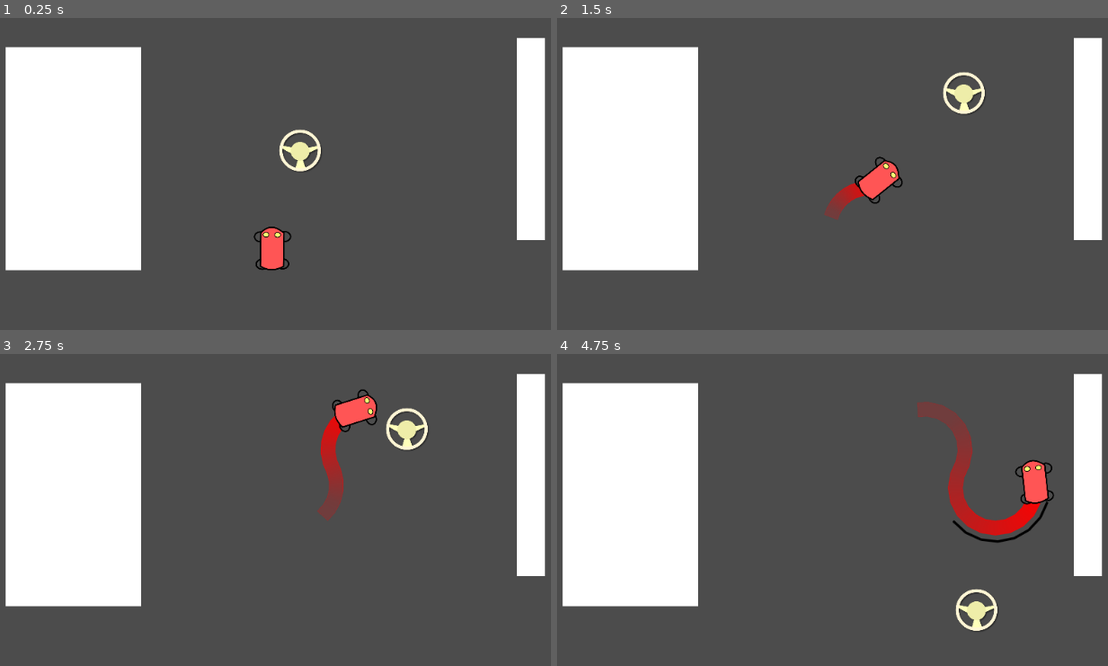
Above: before the commit, frames 1-4 (two rows, left to right).
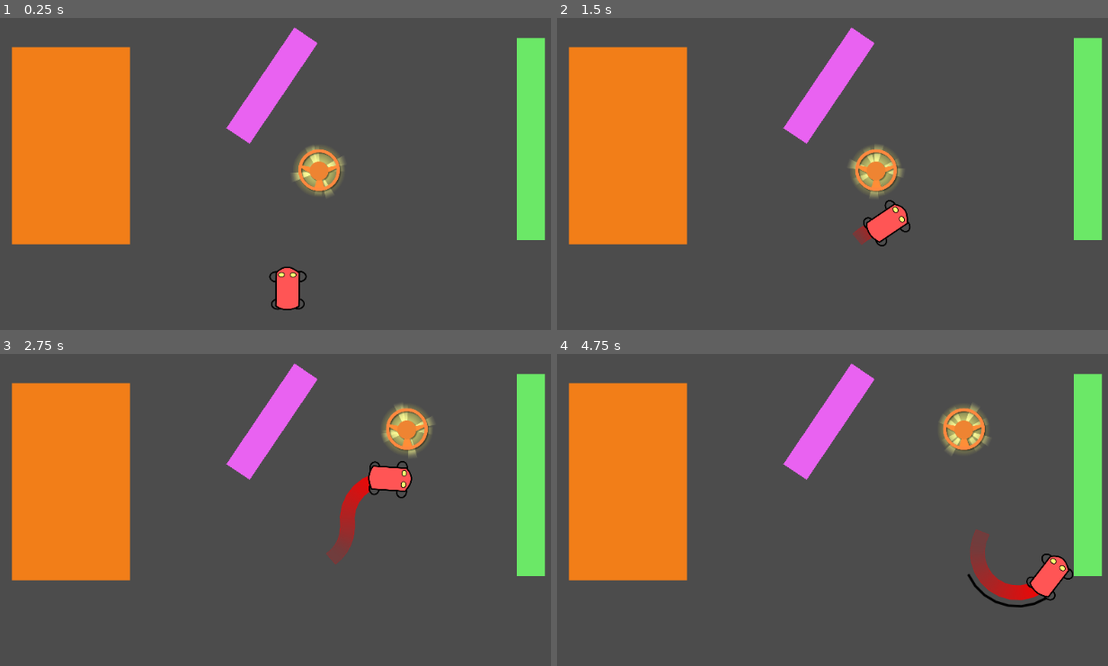
Above: after the commit, the same moments.

Repository: PhilipMR/CarSnake
Game: Godot game, scene res://Scenes/Main.tscn
Same seed, same stepped clock (60 frames per second), same inputs: the game is played once before the commit and once after it.
Inputs:
- Up to frame 1 (0.25 s): no input
- Up to frame 2 (1.5 s): hold D (CarTurnRight) 0.53-1.28 s; hold Left (CarTurnLeft) from 1.28 s (still down)
- Up to frame 3 (2.75 s): release Left (CarTurnLeft) at 2.03 s; hold D (CarTurnRight) from 2.03 s (still down)
- Up to frame 4 (4.75 s): release D (CarTurnRight) at 3.53 s; hold Left (CarTurnLeft) from 3.53 s (still down)

The runs differ from the first frame. In frame 1, 26% of the frame differs, in the area x 0-100%, y 2-94%; in frame 2, 26%; in frame 3, 27%; in frame 4, 29%, in the area x 0-100%, y 2-90%.
Error in both runs: Attempt to call function 'add_child' in base 'null instance' on a null instance. (res://Scripts/CarExhaust.gd:28)

Commit message:
Add and modify some visual elements

Diff:
--- a/CarSnake/Objects/SolidBlock.tscn
+++ b/CarSnake/Objects/SolidBlock.tscn
@@ -7,10 +7,9 @@
 extents = Vector2( 20, 20 )
 
 [node name="SolidBlock" type="ColorRect"]
-margin_left = -20.0
-margin_top = -20.0
-margin_right = 20.0
-margin_bottom = 20.0
+margin_right = 40.0
+margin_bottom = 40.0
+rect_pivot_offset = Vector2( 20, 20 )
 script = ExtResource( 1 )
 
 [node name="SolidBlock" type="Node2D" parent="."]
--- a/CarSnake/Objects/Wheel.tscn
+++ b/CarSnake/Objects/Wheel.tscn
@@ -1,7 +1,10 @@
-[gd_scene load_steps=4 format=2]
+[gd_scene load_steps=7 format=2]
 
 [ext_resource path="res://Sprites/wheel.png" type="Texture" id=1]
 [ext_resource path="res://Scripts/Wheel.gd" type="Script" id=2]
+[ext_resource path="res://Sprites/shine_layer2.png" type="Texture" id=3]
+[ext_resource path="res://Sprites/shine_bg.png" type="Texture" id=4]
+[ext_resource path="res://Sprites/shine_layer1.png" type="Texture" id=5]
 
 [sub_resource type="CircleShape2D" id=1]
 radius = 30.0167
@@ -9,11 +12,26 @@
 [node name="Wheel" type="Node2D"]
 script = ExtResource( 2 )
 
+[node name="ShineBg" type="Sprite" parent="."]
+scale = Vector2( 0.3, 0.3 )
+texture = ExtResource( 4 )
+
+[node name="ShineLayer1" type="Sprite" parent="."]
+scale = Vector2( 0.3, 0.3 )
+texture = ExtResource( 5 )
+offset = Vector2( 3.33333, 3.33333 )
+
+[node name="ShineLayer2" type="Sprite" parent="."]
+scale = Vector2( 0.3, 0.3 )
+texture = ExtResource( 3 )
+
 [node name="WheelSprite" type="Sprite" parent="."]
+modulate = Color( 1, 0.556863, 0.294118, 1 )
 scale = Vector2( 0.25, 0.25 )
 texture = ExtResource( 1 )
 
 [node name="Area2D" type="Area2D" parent="."]
 
 [node name="CollisionShape2D" type="CollisionShape2D" parent="Area2D"]
+visible = false
 shape = SubResource( 1 )
--- a/CarSnake/Scenes/Level_1.tscn
+++ b/CarSnake/Scenes/Level_1.tscn
@@ -39,23 +39,26 @@
 [node name="Wheel4" parent="." index="14" instance=ExtResource( 3 )]
 position = Vector2( 898, 476 )
 
-[node name="Car" parent="." index="15"]
-INITIAL_SPEED_MULTIPLIER = 2.0
-
-[node name="SolidBlock" parent="." index="16" instance=ExtResource( 2 )]
+[node name="SolidBlock" parent="." index="15" instance=ExtResource( 2 )]
 margin_left = 691.0
 margin_top = 421.0
 margin_right = 767.0
 margin_bottom = 560.0
+color = Color( 0.423, 0.9, 0.9, 1 )
 
-[node name="SolidBlock2" parent="." index="17" instance=ExtResource( 2 )]
+[node name="SolidBlock2" parent="." index="16" instance=ExtResource( 2 )]
 margin_left = 185.0
 margin_top = 150.0
 margin_right = 379.0
 margin_bottom = 516.0
+color = Color( 0.870588, 0.34902, 0.34902, 1 )
 
-[node name="SolidBlock3" parent="." index="18" instance=ExtResource( 2 )]
+[node name="SolidBlock3" parent="." index="17" instance=ExtResource( 2 )]
 margin_left = 612.0
 margin_top = 194.0
 margin_right = 787.0
 margin_bottom = 319.0
+color = Color( 0.933333, 0.752941, 0.364706, 1 )
+
+[node name="Car" parent="." index="18"]
+INITIAL_SPEED_MULTIPLIER = 2.0
--- a/CarSnake/Scenes/Level_2.tscn
+++ b/CarSnake/Scenes/Level_2.tscn
@@ -200,6 +200,7 @@
 
 [node name="Car" parent="." instance=ExtResource( 2 )]
 position = Vector2( 525, 526 )
+INCREMENTAL_SPEED_MULTIPLIER = 0.9
 INCREMENTAL_TAIL_CAPACITY = 5.0
 
 [node name="Wheel" parent="." instance=ExtResource( 3 )]
@@ -245,28 +246,4 @@
 position = Vector2( 591, 203 )
 
 [node name="Wheel15" parent="." instance=ExtResource( 3 )]
-position = Vector2( 610, 311 )
-
-[node name="Wheel16" parent="." instance=ExtResource( 3 )]
-position = Vector2( 309, 414 )
-
-[node name="Wheel17" parent="." instance=ExtResource( 3 )]
-position = Vector2( 257, 248 )
-
-[node name="Wheel18" parent="." instance=ExtResource( 3 )]
-position = Vector2( 285, 151 )
-
-[node name="Wheel19" parent="." instance=ExtResource( 3 )]
-position = Vector2( 448, 73 )
-
-[node name="Wheel20" parent="." instance=ExtResource( 3 )]
-position = Vector2( 734, 161 )
-
-[node name="Wheel21" parent="." instance=ExtResource( 3 )]
-position = Vector2( 741, 426 )
-
-[node name="Wheel22" parent="." instance=ExtResource( 3 )]
-position = Vector2( 422, 490 )
-
-[node name="Wheel23" parent="." instance=ExtResource( 3 )]
-position = Vector2( 629, 491 )
+position = Vector2( 640, 299 )
--- a/CarSnake/Scenes/Level_Prototype.tscn
+++ b/CarSnake/Scenes/Level_Prototype.tscn
@@ -25,7 +25,7 @@
 position = Vector2( 785, 430 )
 
 [node name="Wheel" parent="." index="10" instance=ExtResource( 3 )]
-position = Vector2( 542, 314 )
+position = Vector2( 569, 342 )
 
 [node name="Wheel2" parent="." index="11" instance=ExtResource( 3 )]
 position = Vector2( 694, 232 )
@@ -36,20 +36,31 @@
 [node name="Wheel4" parent="." index="13" instance=ExtResource( 3 )]
 position = Vector2( 250, 528 )
 
-[node name="Car" parent="." index="14"]
-position = Vector2( 502, 478 )
-INITIAL_SPEED_MULTIPLIER = 2.0
-INCREMENTAL_SPEED_MULTIPLIER = 2.0
-INITIAL_TAIL_CAPACITY = 5.0
-
-[node name="SolidBlock" parent="." index="15" instance=ExtResource( 2 )]
+[node name="SolidBlock" parent="." index="14" instance=ExtResource( 2 )]
 margin_left = 850.0
 margin_top = 153.0
 margin_right = 890.0
 margin_bottom = 441.0
+color = Color( 0.419608, 0.909804, 0.403922, 1 )
+
+[node name="SolidBlock3" parent="." index="15" instance=ExtResource( 2 )]
+margin_left = 523.0
+margin_top = 139.0
+margin_right = 563.0
+margin_bottom = 427.0
+rect_rotation = 34.0266
+rect_scale = Vector2( 1, 0.60134 )
+color = Color( 0.913725, 0.384314, 0.945098, 1 )
 
 [node name="SolidBlock2" parent="." index="16" instance=ExtResource( 2 )]
-margin_left = 122.0
+margin_left = 131.0
 margin_top = 166.0
-margin_right = 315.0
-margin_bottom = 484.0
+margin_right = 299.0
+margin_bottom = 447.0
+color = Color( 0.94902, 0.494118, 0.0941176, 1 )
+
+[node name="Car" parent="." index="17"]
+position = Vector2( 524, 535 )
+INITIAL_SPEED_MULTIPLIER = 2.0
+INCREMENTAL_SPEED_MULTIPLIER = 2.0
+INITIAL_TAIL_CAPACITY = 5.0
--- a/CarSnake/Scripts/Car.gd
+++ b/CarSnake/Scripts/Car.gd
@@ -16,8 +16,7 @@
 const TURN_SPEED_INC_PER_WHEEL = 20.0  # The turning speed increase per picked-up wheel.
 const CAR_HWIDTH               = 20.0  # The car's half-width (used in tail-collision checking)
 const CAR_HHEIGHT              = 20.0  # The car's half-height (used in tail-collision checking)
-const DRIFT_TURN_THRESHOLD     = 115.0 # The minimal average turning speed required to drift.
-
+const DRIFT_TURN_THRESHOLD     = 130.0 # The minimal average turning speed required to drift.
 
 
 var forward_dir          : Vector2
--- a/CarSnake/Scripts/Wheel.gd
+++ b/CarSnake/Scripts/Wheel.gd
@@ -1,6 +1,13 @@
 extends Node2D
 
 signal hit_by_car
+
+const SHINE_LAYER_1_ROT_SPEED = +(1.0 /  8.0) * PI
+const SHINE_LAYER_2_ROT_SPEED = -(1.0 / 16.0) * PI
+const FADEOUT_SECS = 0.25
+
+var is_disappearing   = false
+var disappearing_time = 0.0
 
 # [PUBLIC]
 func set_collision_enabled(enabled):
@@ -9,8 +16,31 @@
 # [ENGINE CALLBACK]
 func _ready():
 	$Area2D.connect("body_entered", self, "_on_Area2D_body_entered")
+	$ShineLayer1.rotate(rand_range(0, 2*PI))
+	$ShineLayer2.rotate(rand_range(0, 2*PI))
+
+# [ENGINE CALLBACK]
+func _process(delta):
+	$ShineLayer1.rotate(SHINE_LAYER_1_ROT_SPEED * delta)
+	$ShineLayer2.rotate(SHINE_LAYER_2_ROT_SPEED * delta)
+
+	# Fade out
+	if is_disappearing:
+		disappearing_time += delta
+		var progress = min(1.0, disappearing_time / FADEOUT_SECS)
+		var alpha = lerp(1.0, 0.0, progress)
+		set_modulate(Color(1, 1, 1, alpha))
+		if progress >= 1.0:
+			queue_free()
+
+
 
 # [ENGINE SIGNAL CALLBACK]
 func _on_Area2D_body_entered(_body):
 	emit_signal("hit_by_car")
-	queue_free()
+
+	# Restore the visibility/enabledness after everything but
+	#  the "next active wheel" becomes active, so that the fade-out becomes visible.
+	set_visible(true)
+	set_process(true)
+	is_disappearing = true
Binary file added: CarSnake/Sprites/shine_bg.png
Not shown, added: CarSnake/Sprites/shine_bg.png.import
Binary file added: CarSnake/Sprites/shine_layer1.png
Not shown, added: CarSnake/Sprites/shine_layer1.png.import
Binary file added: CarSnake/Sprites/shine_layer2.png
Not shown, added: CarSnake/Sprites/shine_layer2.png.import
Not shown, changed: CarSnake/Exports/HTML5/CarSnake.html
Not shown, changed: CarSnake/Exports/HTML5/CarSnake.pck
